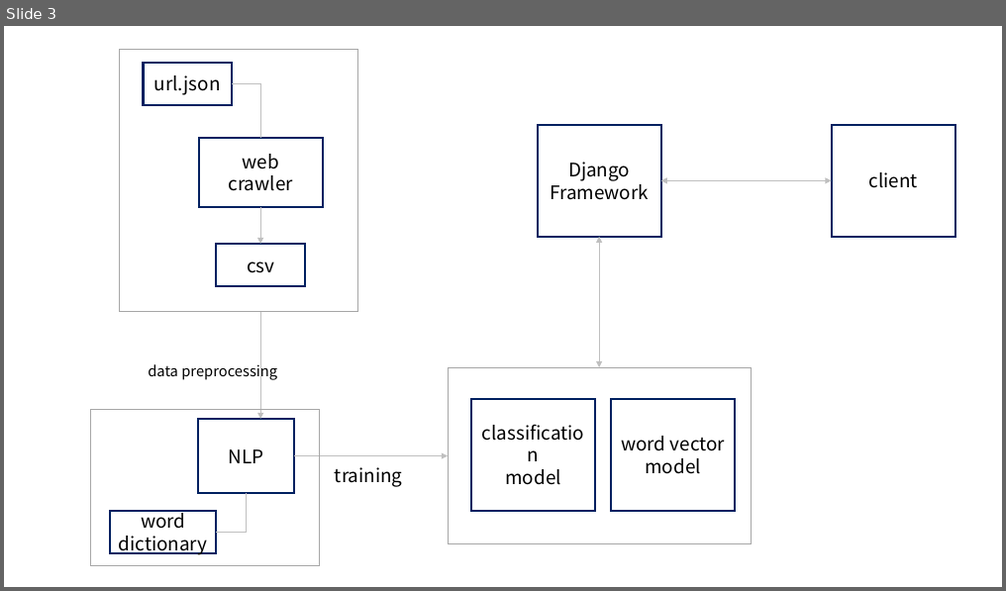
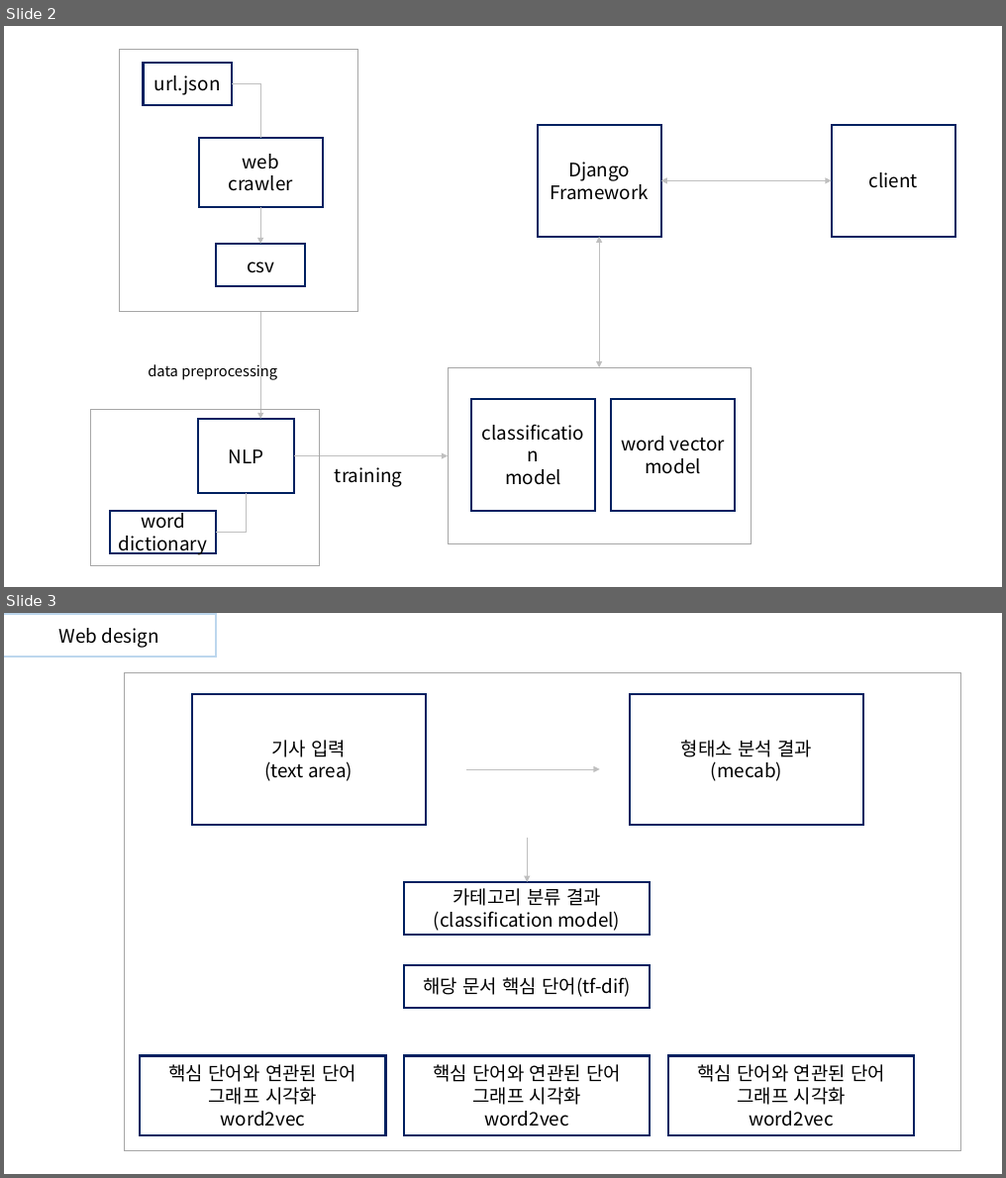
Before and after one commit to lsjsj92/text_mining_with_hwang, a slide deck: project model.pptx. Shown one above the other, each under a label of ours: slide 3 before the commit, slides 2 and 3 after it. The pictures are 1006x591 and 1006x1178 pixels, drawn with LibreOffice and Linux fonts; fonts in the diff are those of the drawing. Boxes give left, top, right and bottom in pixels: in the first picture for what was removed or moved away, otherwise in the second. Text is boxed around its words. In the diff, an @@ line names an element or a change of style, - is before the commit and + after.

```diff
--- a/project model.pptx
+++ b/project model.pptx
@@ slide 3 added at bbox=[4, 613, 1002, 1174], background #FFFFFF @@
@@ rectangle added at bbox=[4, 615, 217, 658], outline #BDD7EE 2 pt, 18 pt, text #000000 @@
+Web design
@@ rectangle added at bbox=[125, 672, 961, 1152], outline #A6A6A6 1 pt @@
@@ rectangle added at bbox=[192, 694, 426, 825], outline #002060 2 pt, 18 pt, text #000000 @@
+기사 입력
+(text area)
@@ rectangle added at bbox=[630, 694, 864, 825], outline #002060 2 pt, 18 pt, text #000000 @@
+형태소 분석 결과
+(mecab)
@@ arrow added from (466, 769) to (600, 769), #BFBFBF 0.5 pt @@
@@ arrow added from (528, 838) to (528, 882), #BFBFBF 0.5 pt @@
@@ rectangle added at bbox=[404, 882, 650, 936], outline #002060 2 pt, 18 pt, text #000000 @@
+카테고리 분류 결과
+(classification model)
@@ rectangle added at bbox=[404, 965, 650, 1008], outline #002060 2 pt, 18 pt, text #000000 @@
+해당 문서 핵심 단어(tf-dif)
@@ rectangle added at bbox=[140, 1057, 386, 1137], outline #002060 2 pt, 18 pt, text #000000 @@
+핵심 단어와 연관된 단어 그래프 시각화
+word2vec
@@ rectangle added at bbox=[404, 1057, 650, 1137], outline #002060 2 pt, 18 pt, text #000000 @@
+핵심 단어와 연관된 단어 그래프 시각화
+word2vec
@@ rectangle added at bbox=[668, 1057, 915, 1137], outline #002060 2 pt, 18 pt, text #000000 @@
+핵심 단어와 연관된 단어 그래프 시각화
+word2vec
@@ what was slide 3 is now slide 2 @@
```
Also in this commit, not shown: 1 slide removed, 1 other file.
